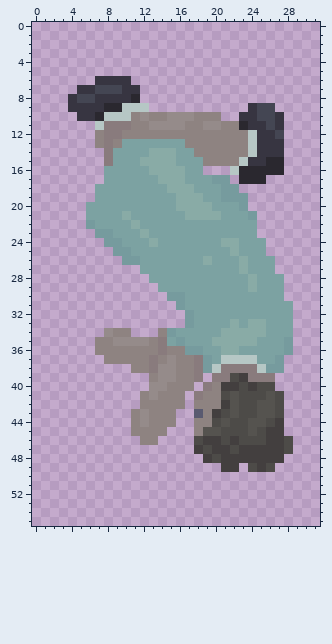
A pixel-art sprite gets an edit: Assets/Art/Sprites/Environments/Clutter/MedicalWing/InfirmaryDeadPatient.png. Above is the file before it was changed.
The file is 32x56 pixels. Colours within 5 levels of each other are drawn and written as one.
The same view after the edit:
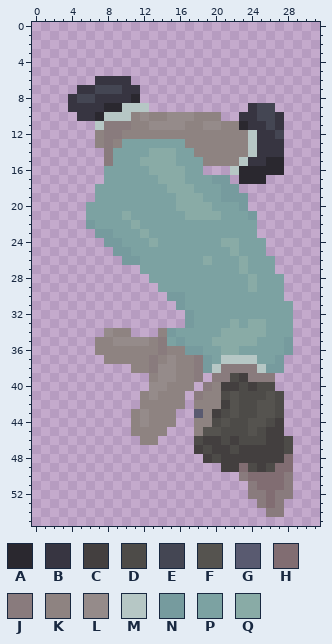
Palette (. is transparent): A #2a282f  B #373541  C #433f3f  D #4d4b48  E #444653  F #55534f  G #595a70  H #816d72  J #897b7d  K #8e8381  L #958b8a  M #b6c7c5  N #769b9e  P #7ca2a2  Q #89aba6
Diff:
@@ x 21..30 @@
 47 CDCCCCCD..
-48 CCCCCCC...
-49 CC.DCD....
-50 ..........
-51 ..........
-52 ..........
-53 ..........
-54 ..........
+48 CCCCCCCH..
+49 CCHDCDHH..
+50 ..JHHHHJ..
+51 ...JHHHJ..
+52 ...JJHJJ..
+53 ....JHJ...
+54 .....JJ...
 55 ..........
Boxes around the changes in both pictures, in picture pixels (x1, y1, x2, y2):
added: (239, 454, 293, 517)
